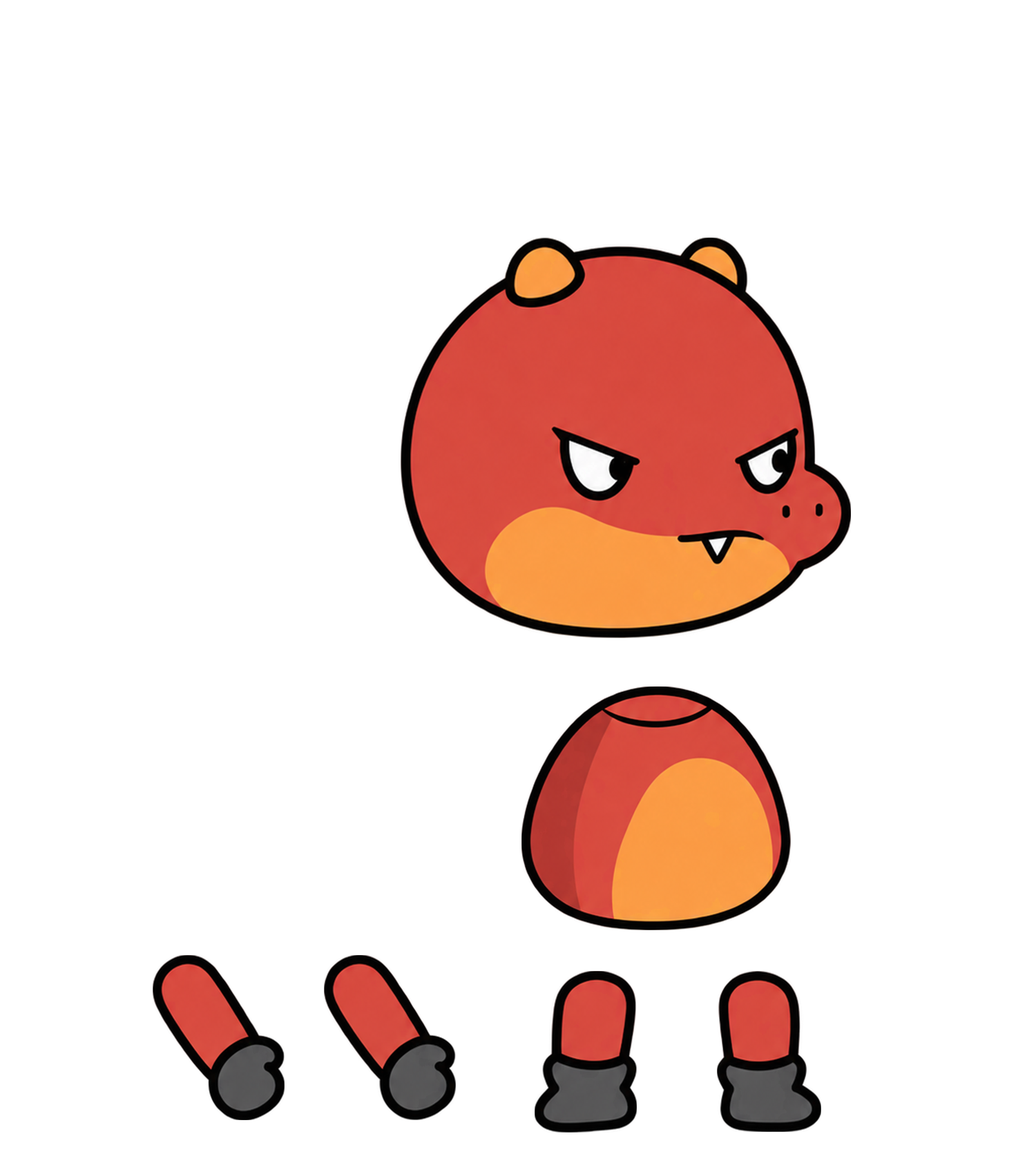
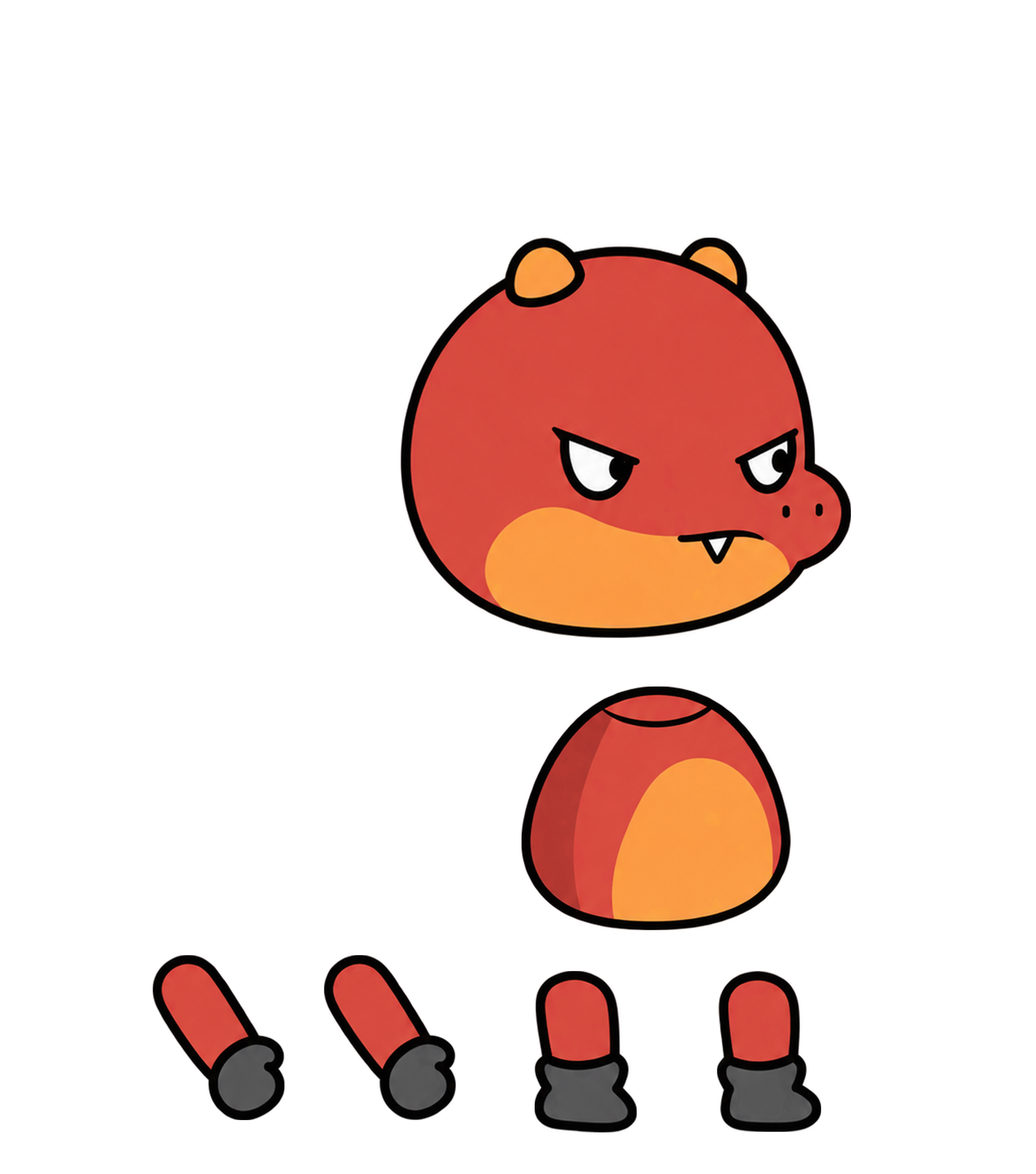
Layered file, before and after one edit (w=1036, h=1174). Changes by layer:
painted on "다리1" over [534, 970, 637, 1133]
